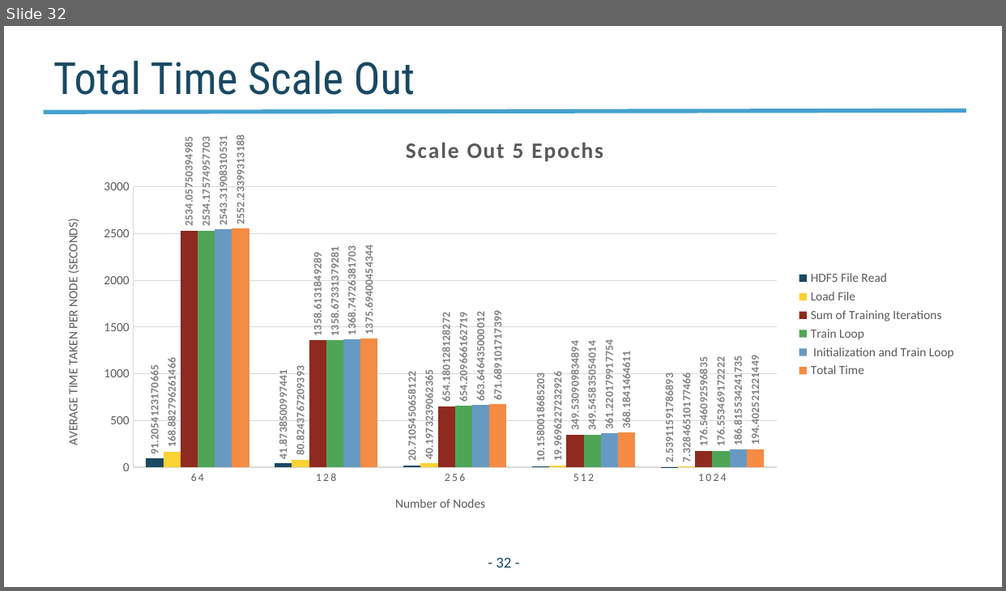
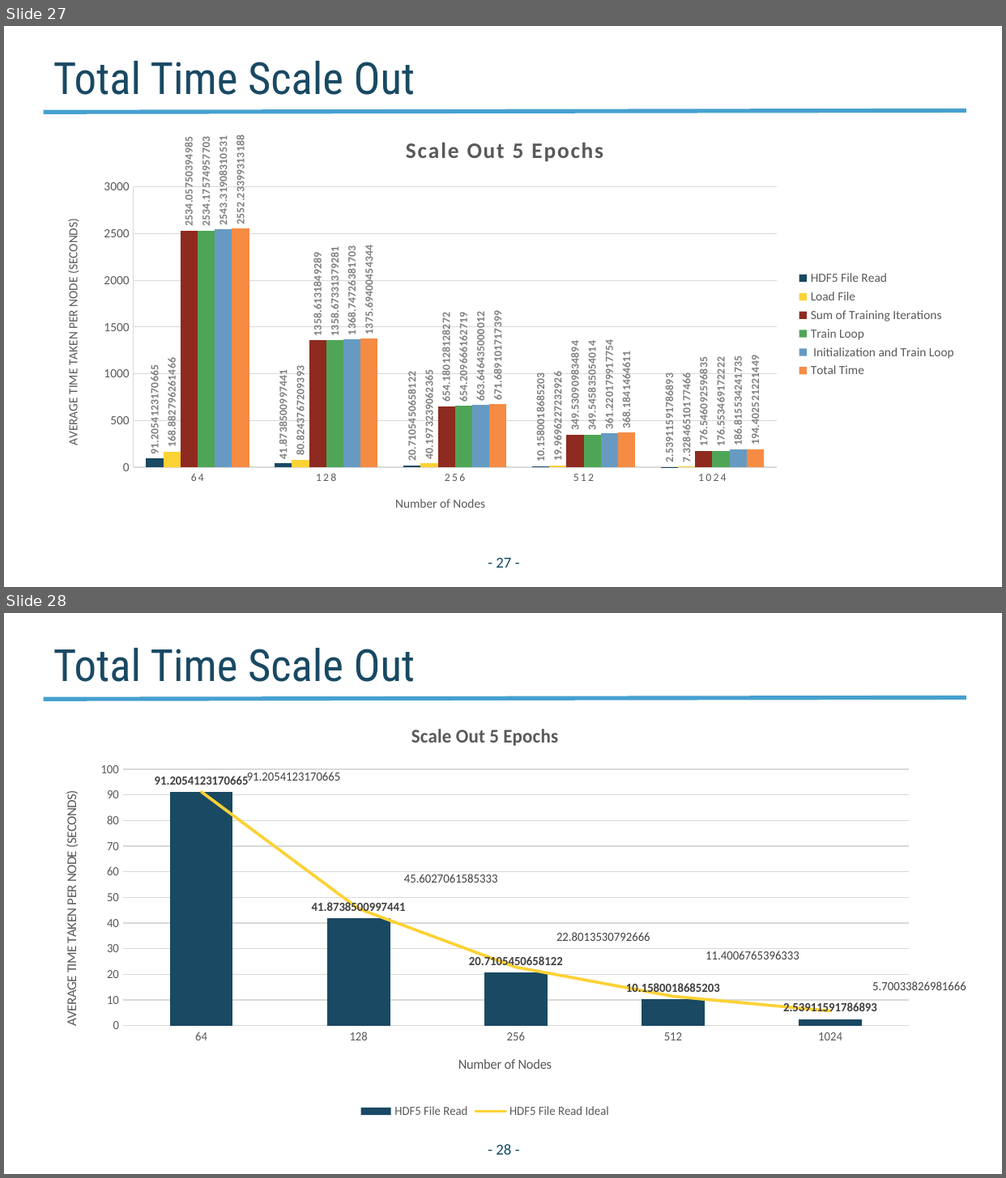
Before and after one commit to NERSC/DL-Parallel-IO, a slide deck: related_works/summary_slides/Project_Progress_Time_Breakdown_IO_20180629.pptx. Shown one above the other, each under a label of ours: slide 32 before the commit, slides 27 and 28 after it. The pictures are 1006x591 and 1006x1178 pixels, drawn with LibreOffice and Linux fonts; fonts in the diff are those of the drawing; background and template pictures are left out. Boxes give left, top, right and bottom in pixels: in the first picture for what was removed or moved away, otherwise in the second. Text is boxed around its words. In the diff, an @@ line names an element or a change of style, - is before the commit and + after.

Commit message:
Add plots for IO and total time with ideal case; Update the presentation with the plots

```diff
--- a/related_works/summary_slides/Project_Progress_Time_Breakdown_IO_20180629.pptx
+++ b/related_works/summary_slides/Project_Progress_Time_Breakdown_IO_20180629.pptx
@@ slide 28 added at box(4, 613, 1002, 1174), background #FFFFFF; not listed: 1 template element that a slide beside it also shows @@
@@ title added at box(53, 648, 415, 682), 32 pt, text #194963 @@
+Total Time Scale Out
@@ column chart added at box(43, 705, 966, 1123) @@
+title "Scale Out 5 Epochs "
+categories: 64, 128, 256, 512, 1024
+HDF5 File Read: 91.205412, 41.87385, 20.710545, 10.158002, 2.539116
+HDF5 File Read Ideal: 91.205412, 45.602706, 22.801353, 11.400677, 5.700338
@@ page number added at box(496, 1144, 511, 1155), 11 pt, text #114766 @@
+- 28 -
@@ what was slide 32 is now slide 27 @@
@@ page number at box(496, 558, 511, 568): text changed @@
-- 32 -
+- 27 -
```
Also in this commit, not shown: 1 other slide added, 1 other file.
